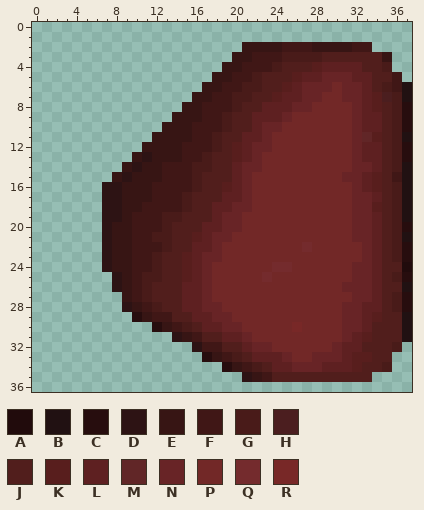
Pixel-art sprite: tab/stone_bottom_left_selected.png. The picture above was drawn from the file before the commit.
The file is 38x37 pixels. Colours within 5 levels of each other are drawn and written as one.
Palette (. is transparent): A #210b0c  B #211112  C #270d0e  D #2d1314  E #371514  F #401716  G #491b19  H #4b1e1f  J #511e1c  K #581e1d  L #5e2021  M #612627  N #682426  P #722827  Q #742b2d  R #782827
Pixels before, first column x 7:
 2 ..............EEEEFFFEEEEFF....
 3 .............EEFFFGGGGJJJJJJE..
 4 ............EEFFFGJJJKLLLLJJG..
 5 ...........EEFFGJJJKLLNNNLLJJF.
 6 ..........EEFFGGJJKLNNNPNNLJGFB
 7 .........EEFFGGJJKLLNNPPNNLKHGB
 8 ........EEFFFGJJLLLNNPPPPNLKJGC
 9 .......EEEFFGJJLLLNPPPPPPNLLJGC
10 ......EEEFFFGJJLNNPPPPPPPNLLJGC
11 .....EEEEFFGJJLLNPPPPPPPPNMKJGB
12 ....EEEEFFFGJKLNNPPPPPPPPNLLJGC
13 ...EDEEEFFGJJKLNPPPPPPPPPNLLJGC
14 ..EDEEFFFGGJJLNNPPPPPPPPPNNLJGB
15 .EDEEEFFFGJJJLNPPPPPPPPPNNLKJFB
16 DDEEEFFFFGJJKLNPPPPPPPPPPNLKJGB
17 DDEEEFFFGJJJLLNPPPPPPPPPPNNLJGB
18 DDEEFFFFGJJLLNNPPPPPPPPPPNNKJGB
19 DDEFFFGGJJJLNNPPPPPPPPPPPNNLJGB
20 DEEFFFGJJJLLNNPPPPPPPPPPPNNLJGC
21 DEEFFGGJJKLNNPPPPPPPPPPPPNNLJGB
22 DEEFFFGJJLLNPPPPPPPPQPPPPPNLJGC
23 DEEFFGJJKLNNPPPPPPPPPPPPPPNLJGC
24 DEEFFGJJKLNPPPPPPQQPPPPPPNNLJJA
25 .DEFGGJJKLNPPPPPQPPPPPPPPNNLJGC
26 .DEFGJJJLLNPPPPPPPPPPPPPNNNLJJB
27 ..EFGJJJLLNPPPPPPPPPPPPPPNNLJGC
28 ..DEFGJJLLNNPPPPPPPPPPPPNNLLJGC
29 ...CEFFJJLLNNPPPPPPPPPPPNNLKJJB
30 .....CEFGJLLNNPPPPPRPPPPNNLJJJB
31 .......DEFJJLLNPPPPPPPPPNLKJJJB
32 .........DFFJJLNNPPPPPPNLLJJJG.
33 ..........CEFGJLLLNPPNNNLKKJJ..
34 ............CEFGJLLNNNLLLKJJG..
35 ..............DEFJJJJJJJJJJ....
After:
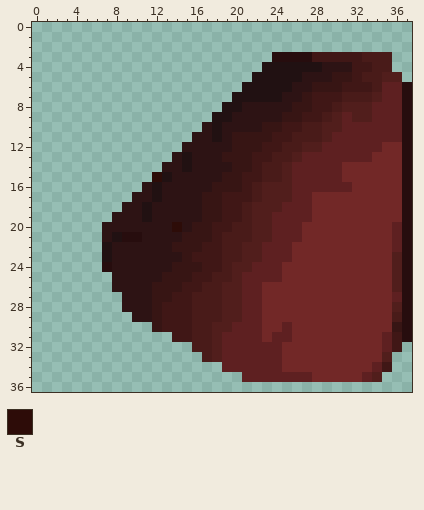
Colours new in this view: S #2d0c08
Changes in this commit:
Changed rows in their new state; - is an unchanged pixel.
first column x 7:
 2 --------------.............----
 3 -------------....CCCCFFFFFGGG--
 4 ------------....BBBBBBDDDFFG---
 5 -----------....BBBBBDDDEEFGG-J-
 6 ----------....BBBBBDDEEEFFFGLLC
 7 ---------....BBBBBDDEFFFGGGJLLC
 8 --------....BBDDDDDEEFFGJJJLLL-
 9 -------....BBDDDDDEEFFGJLJJ-LL-
10 ------....DBDDDDEEFFGGJJLL--LL-
11 -----....DDBDEEEEFFGGGJLLLLLLLC
12 ----....DDDDDEEEFFGGJJLLLL--PP-
13 ---....DBDDDEEEFFGGJLLLLLL-PPP-
14 --....DDBDDDDEEFGGJLLLLL-PPPPPC
15 -....SBDDDDDEEFFGGJLLLLLPPPPPPC
16 ....DBDDDDDEEEFGJJJLLLLLLPPPPPC
17 ...DDBDDDDEEFFFGJJJLL----PPPPPC
18 ..DDBDDDDDEEFFGJJJLLL----PPPPPC
19 .-DDBDDDDDEEFFGJJLLLL----PPPPPC
20 -DDDDDDSDEEFFGGJJLLL-----PPPPL-
21 -BCCDDDDEEEFGGGJJLLL-----PPPPLC
22 BDDDDDDEEEFFGGJJLLL-P-----PPPL-
23 BDDDDDDDEFFFGGJJLLL-------PPPJ-
24 CDDDDDDEEEFFGJJLLLP------PPPP-C
25 --DDDDEEEFFGGJLLLL-------PPPPJ-
26 --DDDEEEFFGGJJLL--------PPPPP-C
27 --DDDEEFFGGGJJLL---------PPPPL-
28 ---DDEFFFGGGJJLL--------PPPPPJ-
29 ---DDE-FFGGGJJLL--------PPPPPGC
30 -----EF-FGGJJLLL--LP----PPPPPEC
31 -------FFGG---LL-LL-----PPPPLFC
32 ---------GGJLL-LLL-----PPPPPLF-
33 ----------GJLLL---P--PPPPPPP---
34 ------------LLLLL-PPPPPPPPPLF--
35 --------------LLLLLLLPPPPPLJ---
